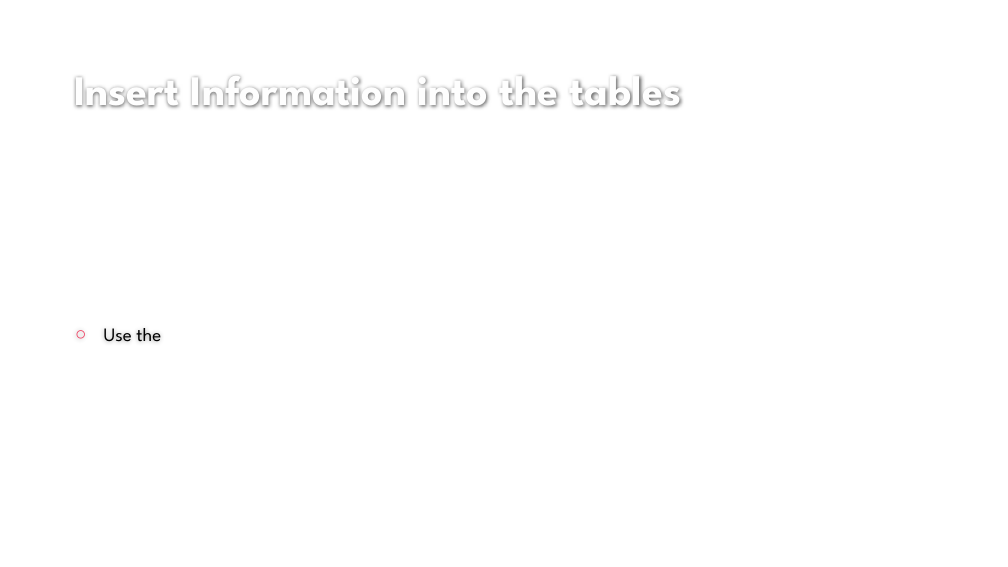
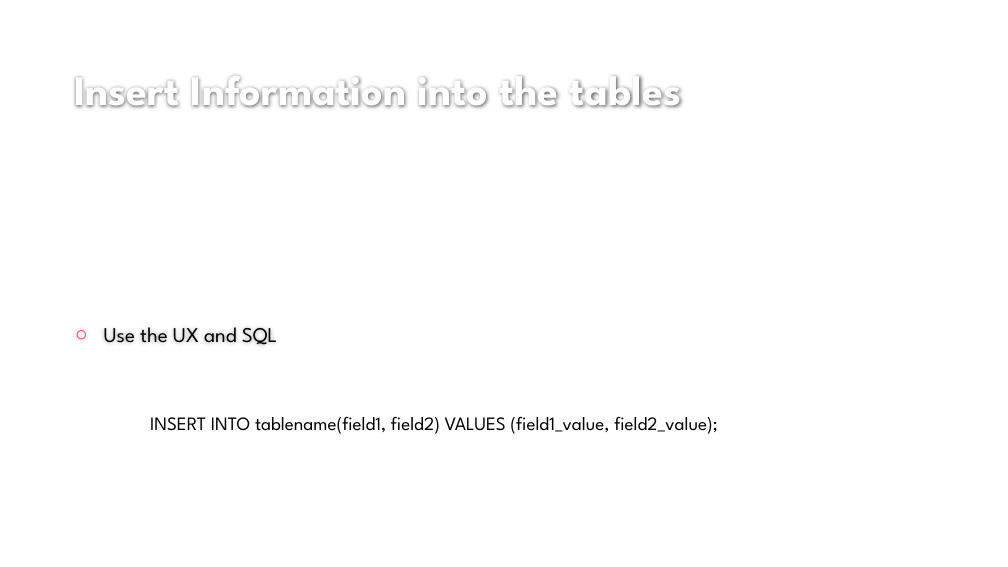
Before and after one commit to mtchem/GDI_Beginning_SQL, a slide deck: slide 31 of Beginning_SQL_pres.pptx (slide 25 before the commit). Drawn at 1008x567 pixels with LibreOffice and Linux fonts; fonts in the diff are those of the drawing; background and template pictures are left out. Boxes give left, top, right and bottom in pixels: in the first picture for what was removed or moved away, otherwise in the second. Text is boxed around its words. In the diff, an @@ line names an element or a change of style, - is before the commit and + after.

```diff
--- a/Beginning_SQL_pres.pptx
+++ b/Beginning_SQL_pres.pptx
@@ text at box(104, 327, 277, 345): text changed; size 18 to 20 pt @@
-○ Use the
+○ Use the UX and SQL
@@ text added at box(150, 416, 718, 434), 18 pt, text #000000 @@
+INSERT INTO tablename(field1, field2) VALUES (field1_value, field2_value);
```
Also in this commit, not shown: 9 other slides changed, 14 slides added, 7 slides removed, 7 other files.
